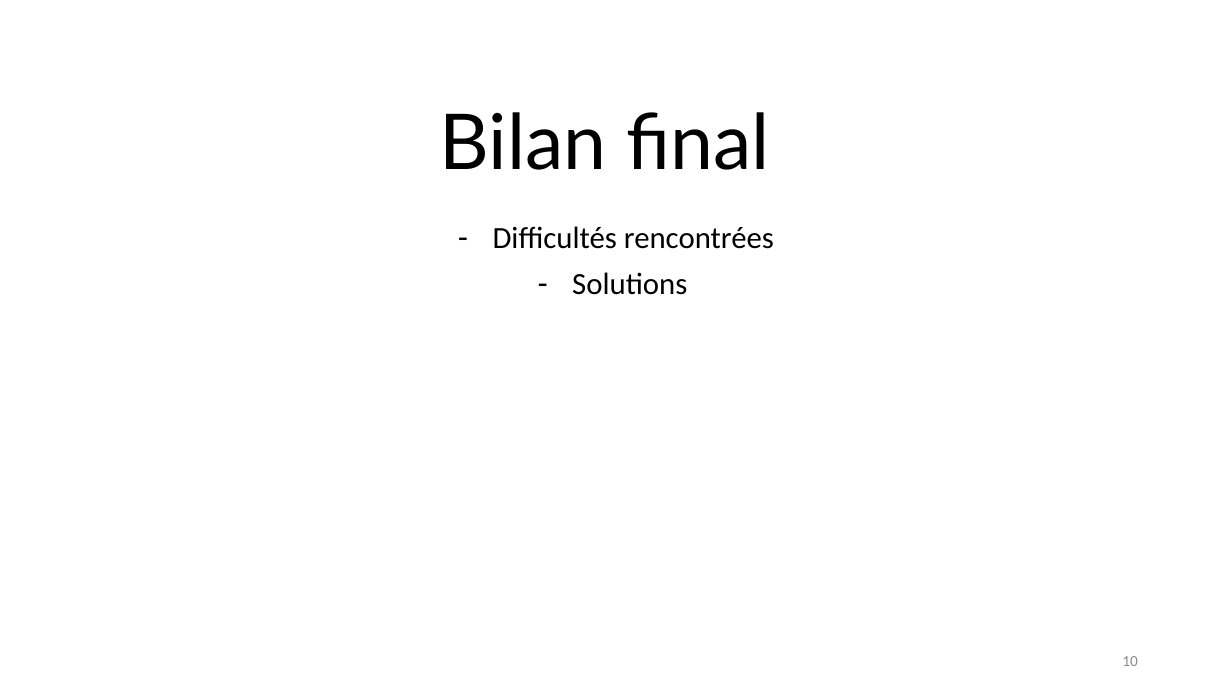
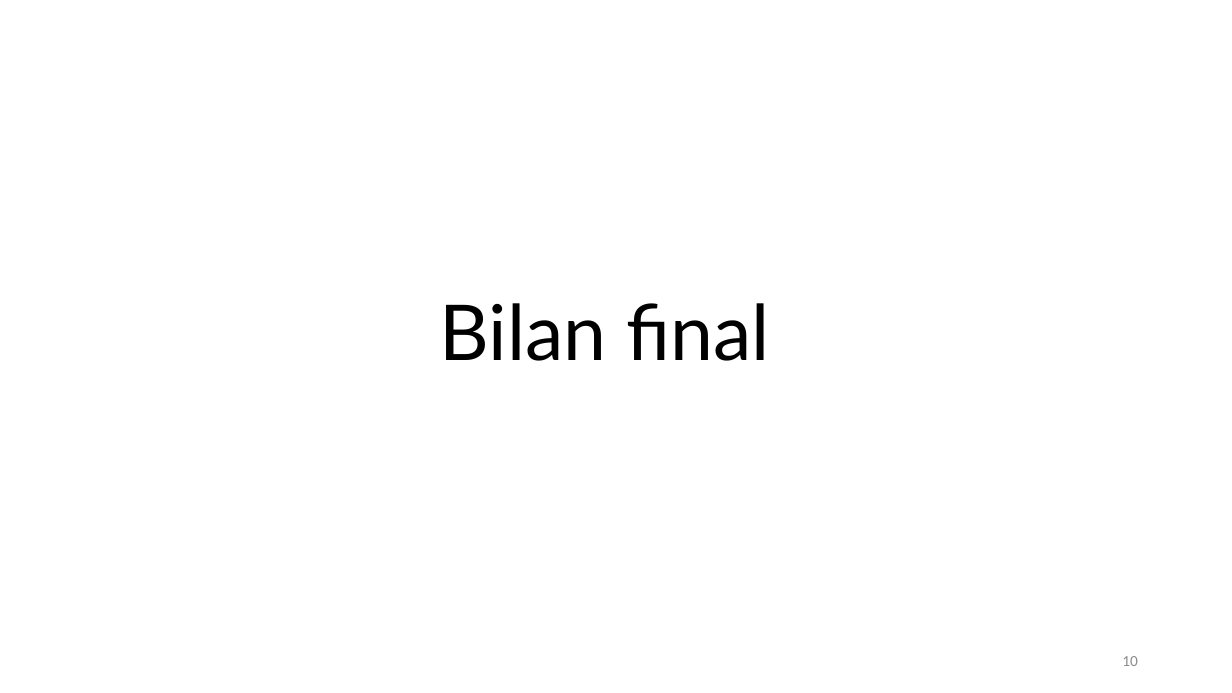
Before and after one commit to chopinvictor/CUBES-2, a slide deck: slide 10 of Présentation CUBE 2.pptx. Drawn at 1232x693 pixels with LibreOffice and Linux fonts; fonts in the diff are those of the drawing; background and template pictures are left out. Boxes give left, top, right and bottom in pixels: in the first picture for what was removed or moved away, otherwise in the second. Text is boxed around its words. In the diff, an @@ line names an element or a change of style, - is before the commit and + after.

```diff
--- a/Présentation CUBE 2.pptx
+++ b/Présentation CUBE 2.pptx
@@ title "Bilan final": place and size @@
-title "Bilan final" at (440,112,770,170)
+title "Bilan final" at (440,303,770,361)
@@ subtitle removed at (493,226,774,295) @@
-– Difficultés rencontrées
-– Solutions
```
Also in this commit, not shown: 2 other slides changed.
